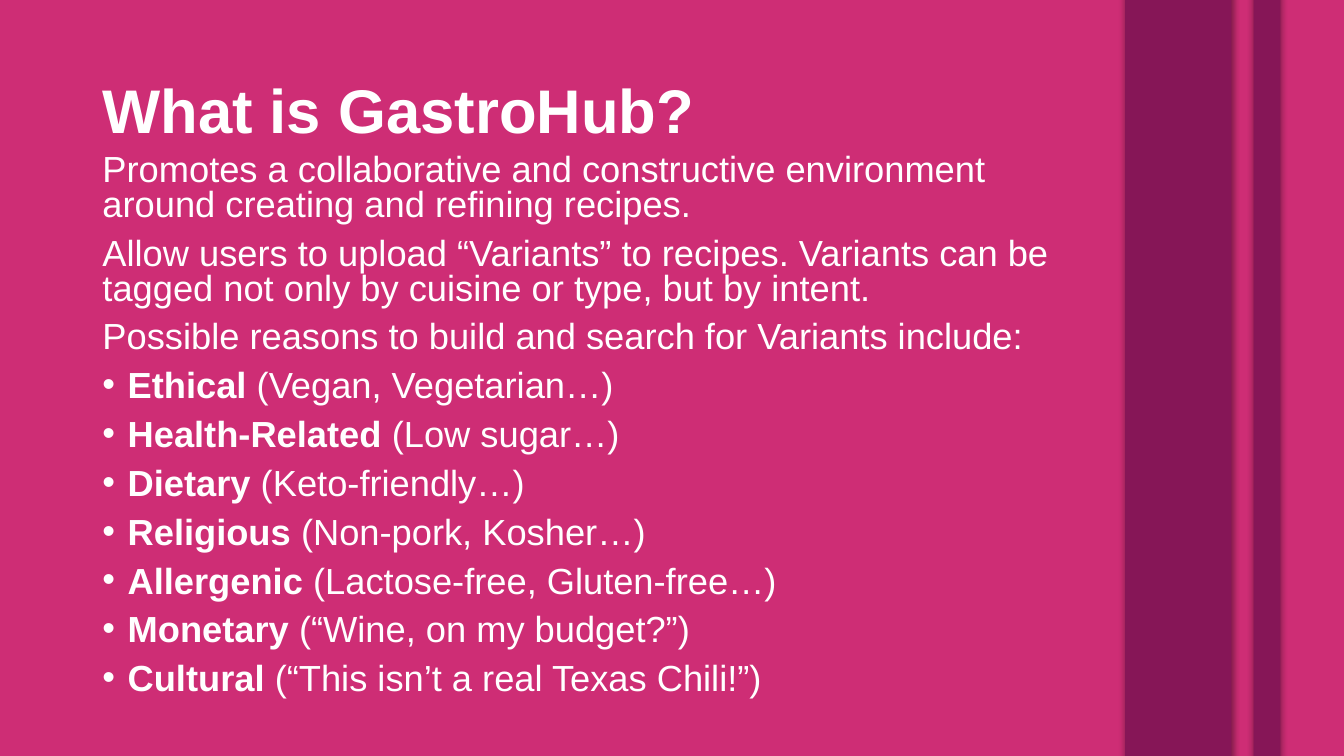
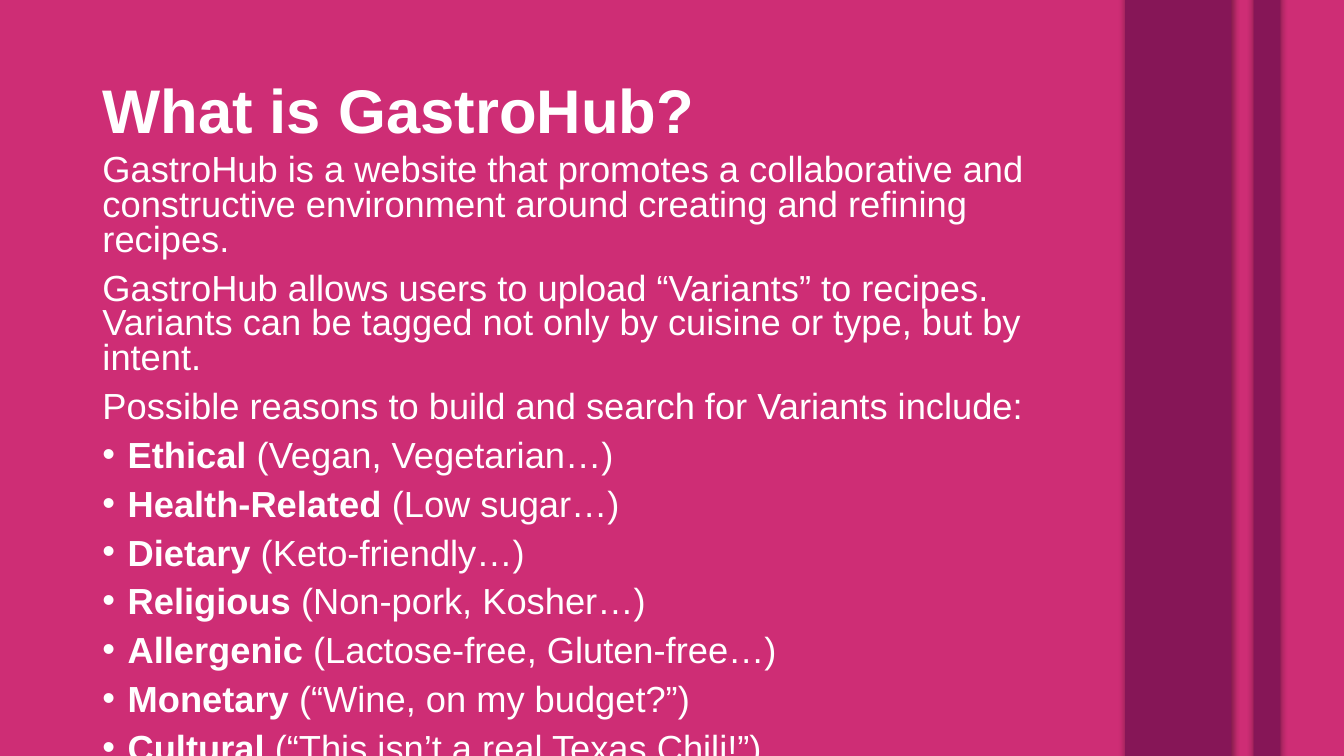
Before and after one commit to Mimel/KState-CIS598-FinalProject, a slide deck: slide 2 of FinalPresentation.pptx. Drawn at 1344x756 pixels with LibreOffice and Linux fonts; fonts in the diff are those of the drawing. Boxes give left, top, right and bottom in pixels: in the first picture for what was removed or moved away, otherwise in the second. Text is boxed around its words. In the diff, an @@ line names an element or a change of style, - is before the commit and + after.

```diff
--- a/FinalPresentation.pptx
+++ b/FinalPresentation.pptx
@@ text at <box>102,155,1024,371</box>: text changed @@
-Promotes a collaborative and constructive environment around creating and refining recipes.
-Allow users to upload “Variants” to recipes. Variants can be tagged not only by cuisine or type, but by intent.
+GastroHub is a website that promotes a collaborative and constructive environment around creating and refining recipes.
+GastroHub allows users to upload “Variants” to recipes. Variants can be tagged not only by cuisine or type, but by intent.
```
Also in this commit, not shown: 10 other slides changed, 2 slides added, 1 slide removed, 11 other files.
